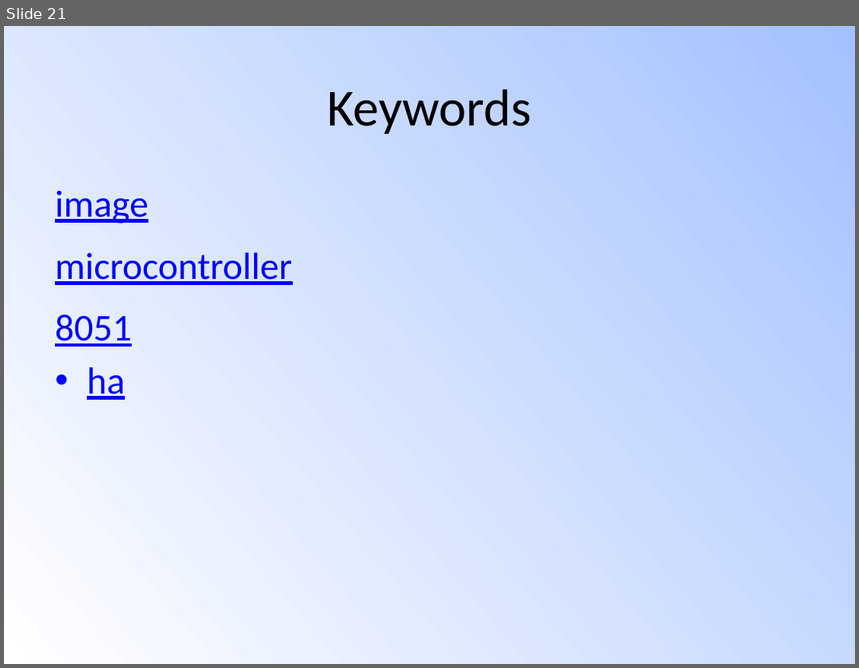
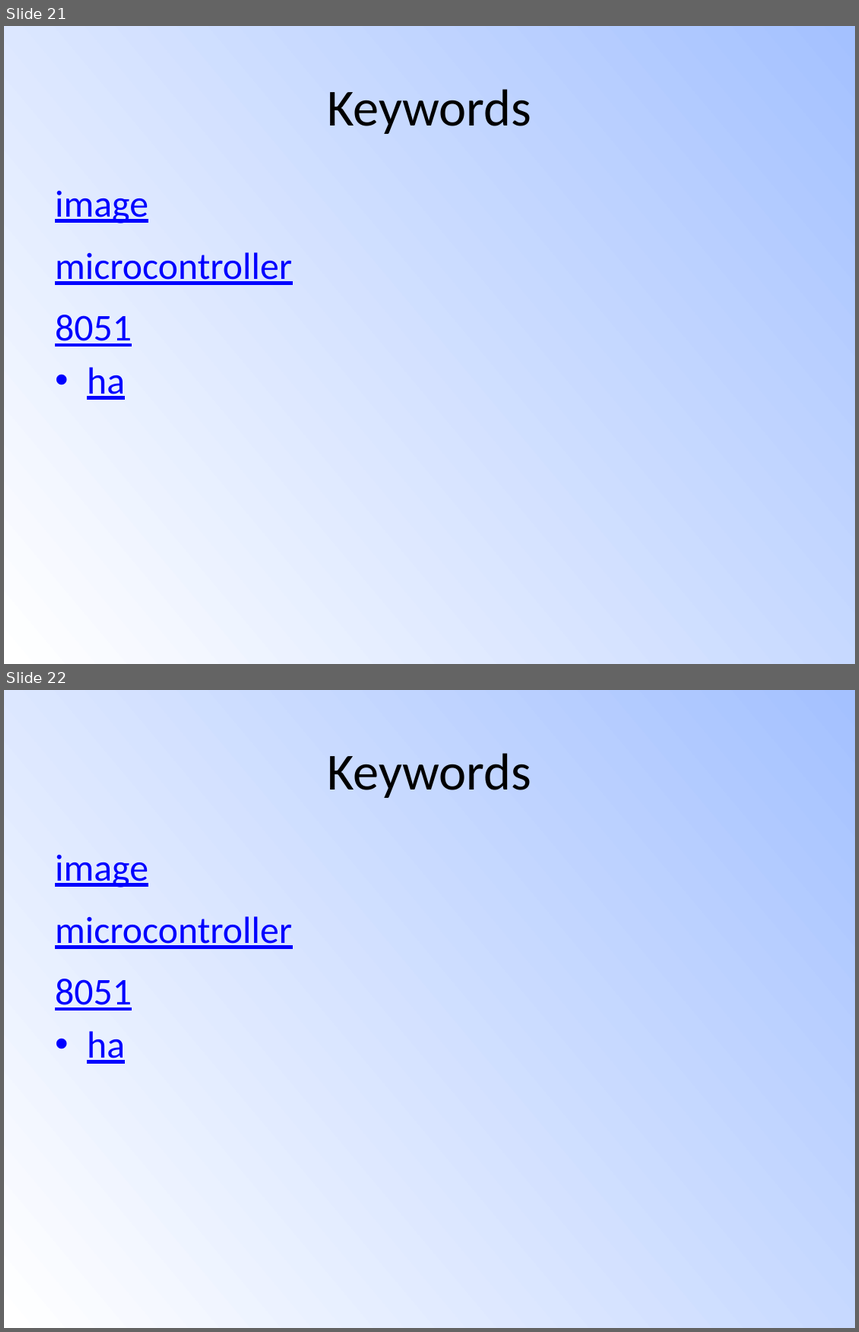
Before and after one commit to Siddhant-Ray/SlideEZ, a slide deck: testppt3.pptx. Shown one above the other, each under a label of ours: slide 21 before the commit, slides 21 and 22 after it. The pictures are 859x668 and 859x1332 pixels, drawn with LibreOffice and Linux fonts; fonts in the diff are those of the drawing. Boxes give left, top, right and bottom in pixels: in the first picture for what was removed or moved away, otherwise in the second. Text is boxed around its words. In the diff, an @@ line names an element or a change of style, - is before the commit and + after.

```diff
--- a/testppt3.pptx
+++ b/testppt3.pptx
@@ slide 22 added at <box>4,690,855,1328</box>, background gradient #FFFFFF to #A4C4FF @@
@@ title added at <box>327,753,531,798</box>, 44 pt, text #000000 @@
+Keywords
@@ text added at <box>55,854,292,1064</box>, 32 pt, text #0000FF, underline @@
+• image
+  microcontroller
+  8051
+  ha
```
Also in this commit, not shown: 1 other file.
